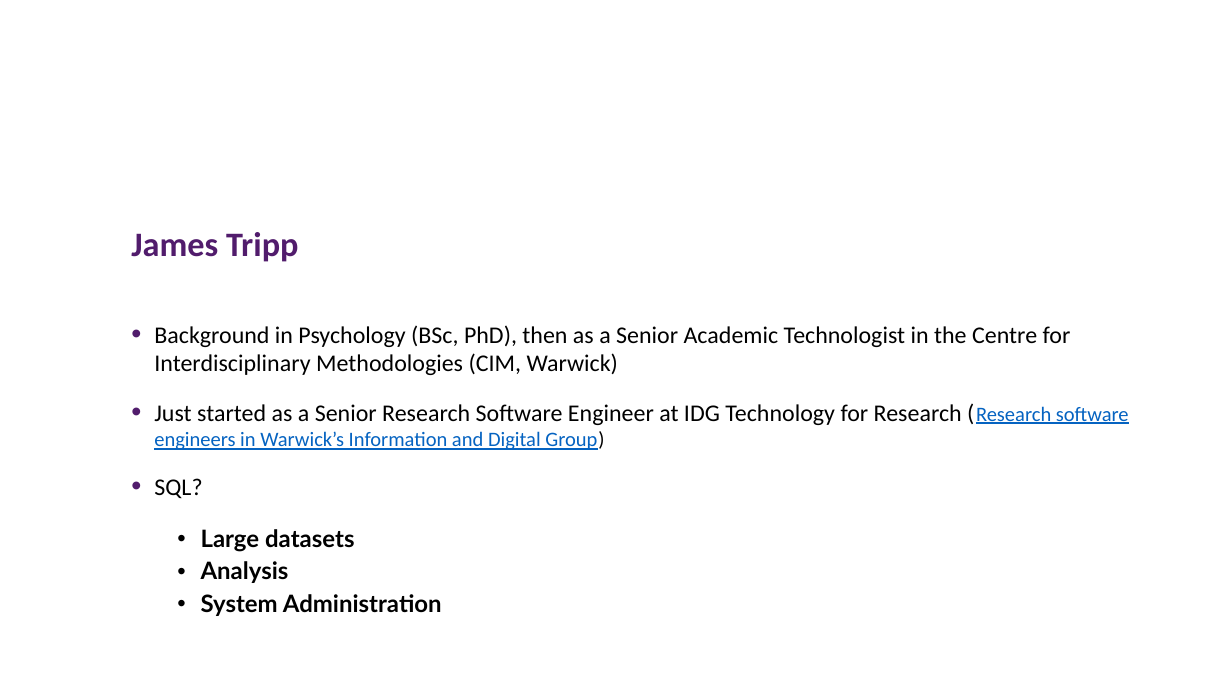
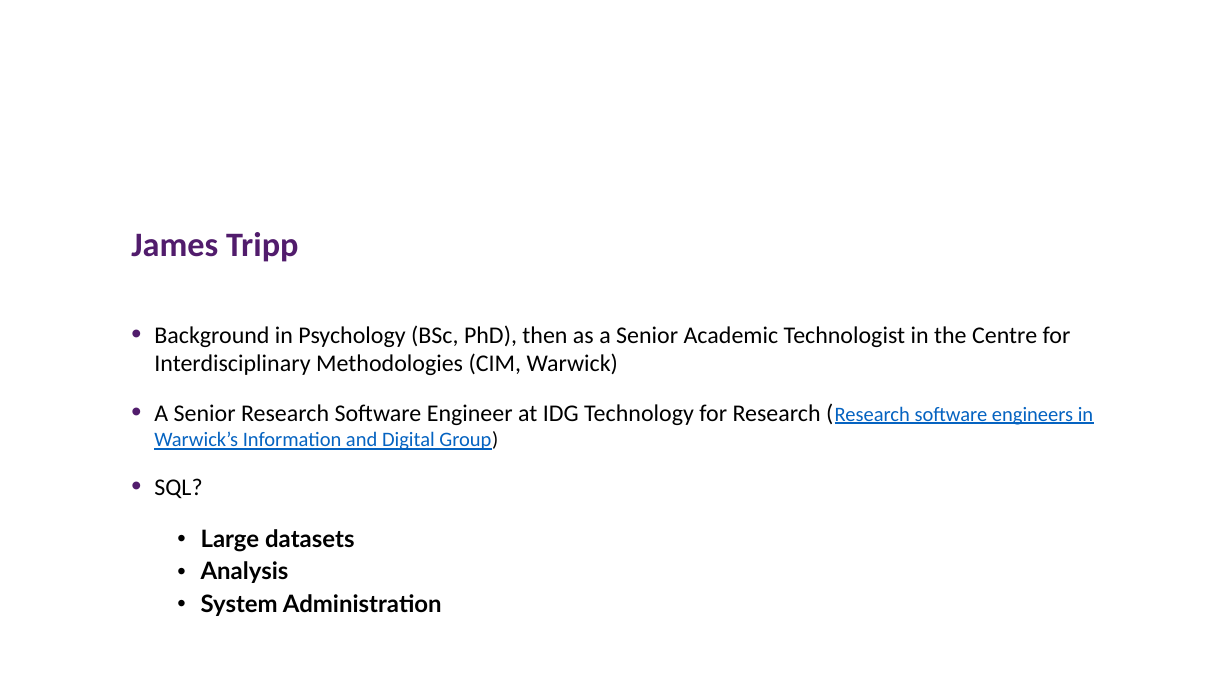
Before and after one commit to jamestripp/qstep-sql, a slide deck: slide 2 of QSTEP-SQL-Masterclass.pptx. Drawn at 1232x693 pixels with LibreOffice and Linux fonts; fonts in the diff are those of the drawing; background and template pictures are left out. Boxes give left, top, right and bottom in pixels: in the first picture for what was removed or moved away, otherwise in the second. Text is boxed around its words. In the diff, an @@ line names an element or a change of style, - is before the commit and + after.

Commit message:
Updated presentation

```diff
--- a/QSTEP-SQL-Masterclass.pptx
+++ b/QSTEP-SQL-Masterclass.pptx
@@ text at box(154, 404, 1093, 450): text changed; size 14 to 12 pt; text colour #000000 to #0563C1 @@
-• Just started as a Senior Research Software Engineer at IDG Technology for Research (Research software engineers in Warwick’s Information and Digital Group)
+• A Senior Research Software Engineer at IDG Technology for Research (Research software engineers in Warwick’s Information and Digital Group)
```
Also in this commit, not shown: 1 other slide changed, 2 other files.
